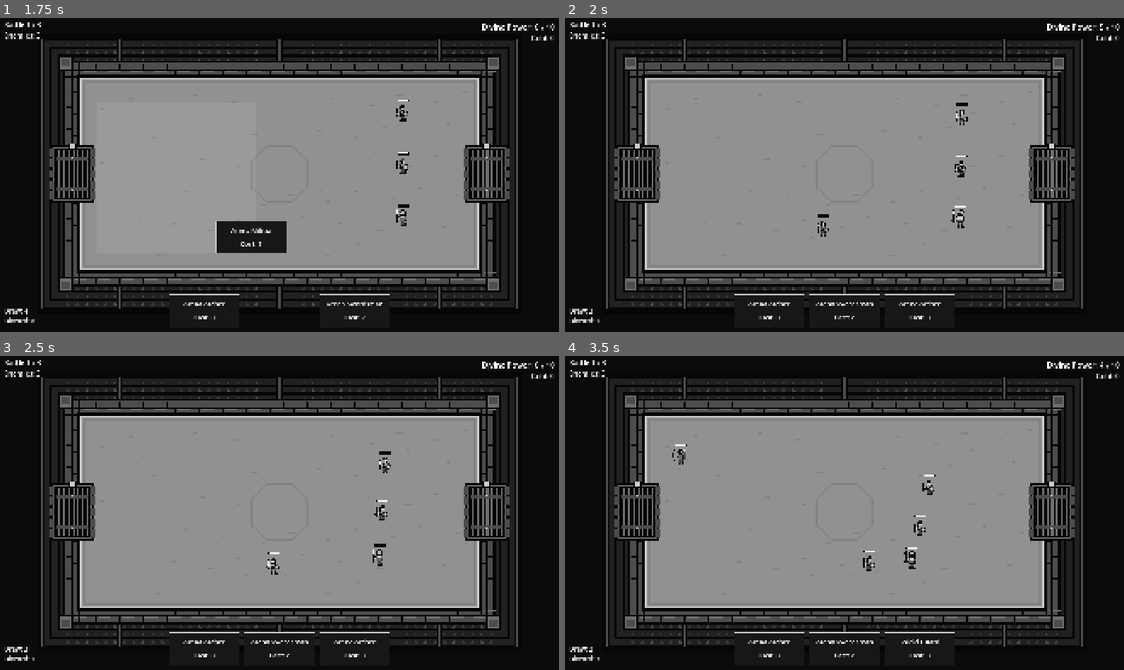
Above: before the commit, frames 1-4 (two rows, left to right).
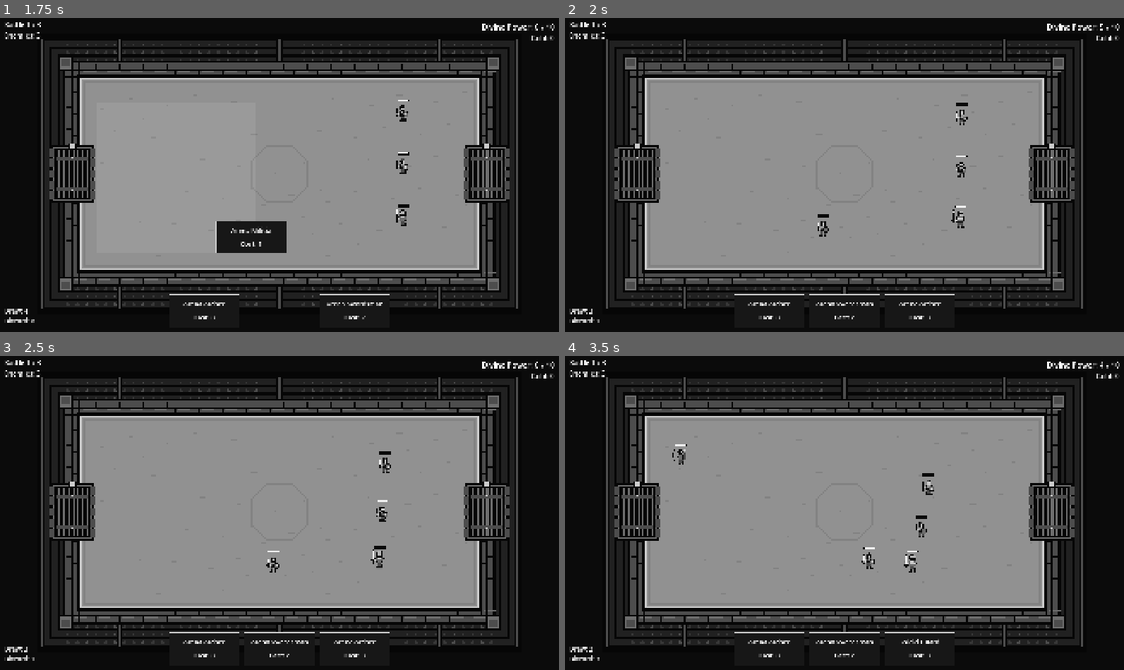
Above: after the commit, the same moments.

Repository: JoshuaLi-hua/divine-coliseum
Game: Godot game, scene res://scenes/main/main.tscn
Same seed, same stepped clock (60 frames per second), same inputs: the game is played once before the commit and once after it.
Inputs (mouse positions are in pixels of both pictures, inside the frame that each line leads up to):
- Up to frame 1 (1.75 s): tap Enter at 0.5 s; drag from (206, 310) to (335, 102) at 0.52 s; drag from (279, 310) to (251, 237) at 1.27 s
- Up to frame 2 (2 s): no input
- Up to frame 3 (2.5 s): move the mouse to (279, 648) at 2.02 s; click (279, 648) at 2.17 s
- Up to frame 4 (3.5 s): drag from (917, 648) to (676, 462) at 2.77 s

Frame 1 is identical in both runs. In frame 2, less than 0.1% of the frame differs, in the area x 45-73%, y 32-70%; in frame 3, 0.2%; in frame 4, 0.4%, in the area x 53-67%, y 37-69%.

Commit message:
Divine Coliseum - Step 16 Combat AI and Crowd Positioning

Diff:
--- a/scenes/units/unit.gd
+++ b/scenes/units/unit.gd
@@ -50,24 +50,122 @@
 	add_to_group("units")
 
 
+# Target-owned reservations store instance IDs, never strong references.
+const SLOT_COUNT: int = 8
+const SLOT_RADIUS: float = 38.0
+const ALLY_SPACING: float = 29.0
+var engagement_slot: int = -1
+var _slot_target: Unit
+var _slot_owners: Dictionary[int, int] = {}
+var _slot_rotation: float = 0.0
+
+func _release_slot() -> void:
+	if is_instance_valid(_slot_target):
+		_slot_target._slot_owners.erase(engagement_slot)
+	_slot_target = null
+	engagement_slot = -1
+
+func _exit_tree() -> void:
+	_release_slot()
+
+func _reserve_slot(attacker: Unit) -> int:
+	for index: int in _slot_owners.keys():
+		var owner: Unit = instance_from_id(_slot_owners[index]) as Unit
+		if not is_instance_valid(owner) or owner.is_dead or not owner.is_inside_tree() or owner.current_target != self:
+			_slot_owners.erase(index)
+	# A mutually targeting pair must agree on opposite offsets. Independent
+	# nearest slots can otherwise make the pair chase a translating midpoint.
+	if current_target == attacker and engagement_slot >= 0 and engagement_slot < SLOT_COUNT:
+		var opposite: int = posmod(roundi((attacker._slot_rotation + engagement_slot * TAU / SLOT_COUNT + PI - _slot_rotation) * SLOT_COUNT / TAU), SLOT_COUNT)
+		if not _slot_owners.has(opposite):
+			_slot_owners[opposite] = attacker.get_instance_id()
+			return opposite
+	var ring: int = 0
+	while true:
+		var best: int = -1
+		var best_distance: float = INF
+		for index: int in range(ring * SLOT_COUNT, (ring + 1) * SLOT_COUNT):
+			if _slot_owners.has(index):
+				continue
+			var distance: float = attacker.global_position.distance_squared_to(_slot_position(index, attacker.attack_range))
+			if distance < best_distance:
+				best_distance = distance
+				best = index
+		if best >= 0:
+			_slot_owners[best] = attacker.get_instance_id()
+			if current_target == attacker and engagement_slot >= 0:
+				# Match the existing pair's direction without reassigning anyone's ID.
+				# Rotate this target's entire ring once when the mutual pair forms.
+				_slot_rotation = attacker._slot_rotation + (engagement_slot % SLOT_COUNT) * TAU / SLOT_COUNT + PI - (best % SLOT_COUNT) * TAU / SLOT_COUNT
+			return best
+		ring += 1
+	return -1
+
+func _has_inner_vacancy() -> bool:
+	for index: int in range(SLOT_COUNT):
+		if not _slot_owners.has(index):
+			return true
+	return false
+
+func _slot_position(index: int, reach: float) -> Vector2:
+	var ring: int = index / SLOT_COUNT
+	var radius: float = minf(SLOT_RADIUS, maxf(0.0, reach - 4.0)) + ring * ALLY_SPACING
+	return global_position + Vector2.from_angle(_slot_rotation + (index % SLOT_COUNT) * TAU / SLOT_COUNT) * radius
+
+func _ally_separation() -> Vector2:
+	var push: Vector2 = Vector2.ZERO
+	for node: Node in get_tree().get_nodes_in_group("units"):
+		var ally: Unit = node as Unit
+		if ally == self or ally == null or ally.is_dead or ally.team != team:
+			continue
+		var offset: Vector2 = global_position - ally.global_position
+		var distance: float = offset.length()
+		if distance >= ALLY_SPACING:
+			continue
+		if distance < 0.001:
+			# Antisymmetric, deterministic tie break for exact spawn stacking.
+			var angle: float = float((mini(get_instance_id(), ally.get_instance_id()) * 97) % 360)
+			offset = Vector2.from_angle(deg_to_rad(angle)) * (1.0 if get_instance_id() < ally.get_instance_id() else -1.0)
+		else:
+			offset /= distance
+		push += offset * (ALLY_SPACING - distance) * 4.0
+	return push.limit_length(60.0)
+
 func _physics_process(delta: float) -> void:
 	if is_dead:
 		return
 	_attack_time_left = maxf(0.0, _attack_time_left - delta)
 	if not _is_valid_opponent(current_target):
 		current_target = _find_nearest_opponent()
-
+	if _slot_target != current_target or attack_mode != AttackMode.MELEE:
+		_release_slot()
 	_update_facing()
-	velocity = Vector2.ZERO
-	if is_instance_valid(current_target):
-		var offset: Vector2 = current_target.global_position - global_position
-		var distance: float = offset.length()
-		var remaining: float = distance - attack_range
-		if remaining > 0.0 and delta > 0.0:
-			# Cap the last step so this unit cannot overshoot its melee range.
-			velocity = offset.normalized() * minf(move_speed, remaining / delta)
-		elif remaining <= 0.0:
-			_try_attack()
+	var desired: Vector2 = Vector2.ZERO
+	if _is_valid_opponent(current_target):
+		var distance: float = global_position.distance_to(current_target.global_position)
+		if attack_mode == AttackMode.MELEE:
+			if engagement_slot < 0:
+				_slot_target = current_target
+				engagement_slot = current_target._reserve_slot(self)
+			elif engagement_slot >= SLOT_COUNT and current_target._has_inner_vacancy():
+				# Waiting rings advance only after a vacancy, never shuffle occupied slots.
+				_release_slot()
+				_slot_target = current_target
+				engagement_slot = current_target._reserve_slot(self)
+			var destination: Vector2 = current_target._slot_position(engagement_slot, attack_range)
+			var offset: Vector2 = destination - global_position
+			desired = (offset * 6.0).limit_length(move_speed)
+			if offset.length() <= 7.0 and distance <= attack_range:
+				_try_attack()
+		else:
+			var remaining: float = distance - (attack_range - 2.0)
+			if remaining > 0.0:
+				desired = global_position.direction_to(current_target.global_position) * minf(move_speed, remaining * 6.0)
+			if distance <= attack_range:
+				_try_attack()
+	velocity = (desired + _ally_separation()).limit_length(move_speed)
+	if velocity.length() < 0.5:
+		velocity = Vector2.ZERO
 	move_and_slide()
 
 
@@ -125,6 +223,13 @@
 	if is_dead:
 		return
 	is_dead = true
+	_release_slot()
+	for owner_id: int in _slot_owners.values():
+		var owner: Unit = instance_from_id(owner_id) as Unit
+		if is_instance_valid(owner):
+			owner._slot_target = null
+			owner.engagement_slot = -1
+	_slot_owners.clear()
 	velocity = Vector2.ZERO
 	current_target = null
 	set_physics_process(false)
--- a/scenes/units/unit.tscn
+++ b/scenes/units/unit.tscn
@@ -8,6 +8,8 @@
 
 [node name="Unit" type="CharacterBody2D"]
 motion_mode = 1
+collision_layer = 2
+collision_mask = 1
 script = ExtResource("1_unit")
 
 [node name="Visual" type="Node2D" parent="."]
Not shown, changed: .gitignore
